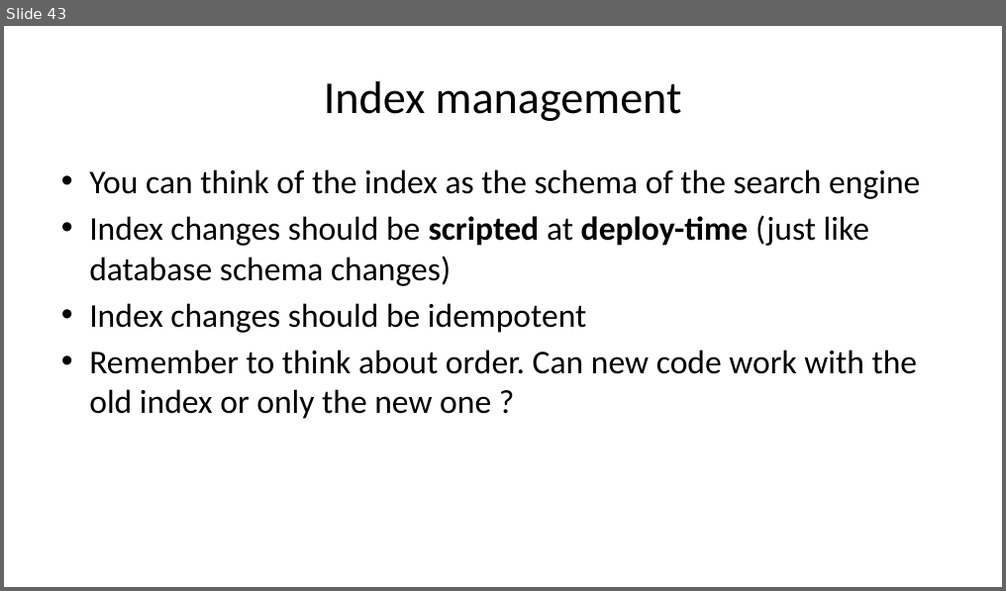
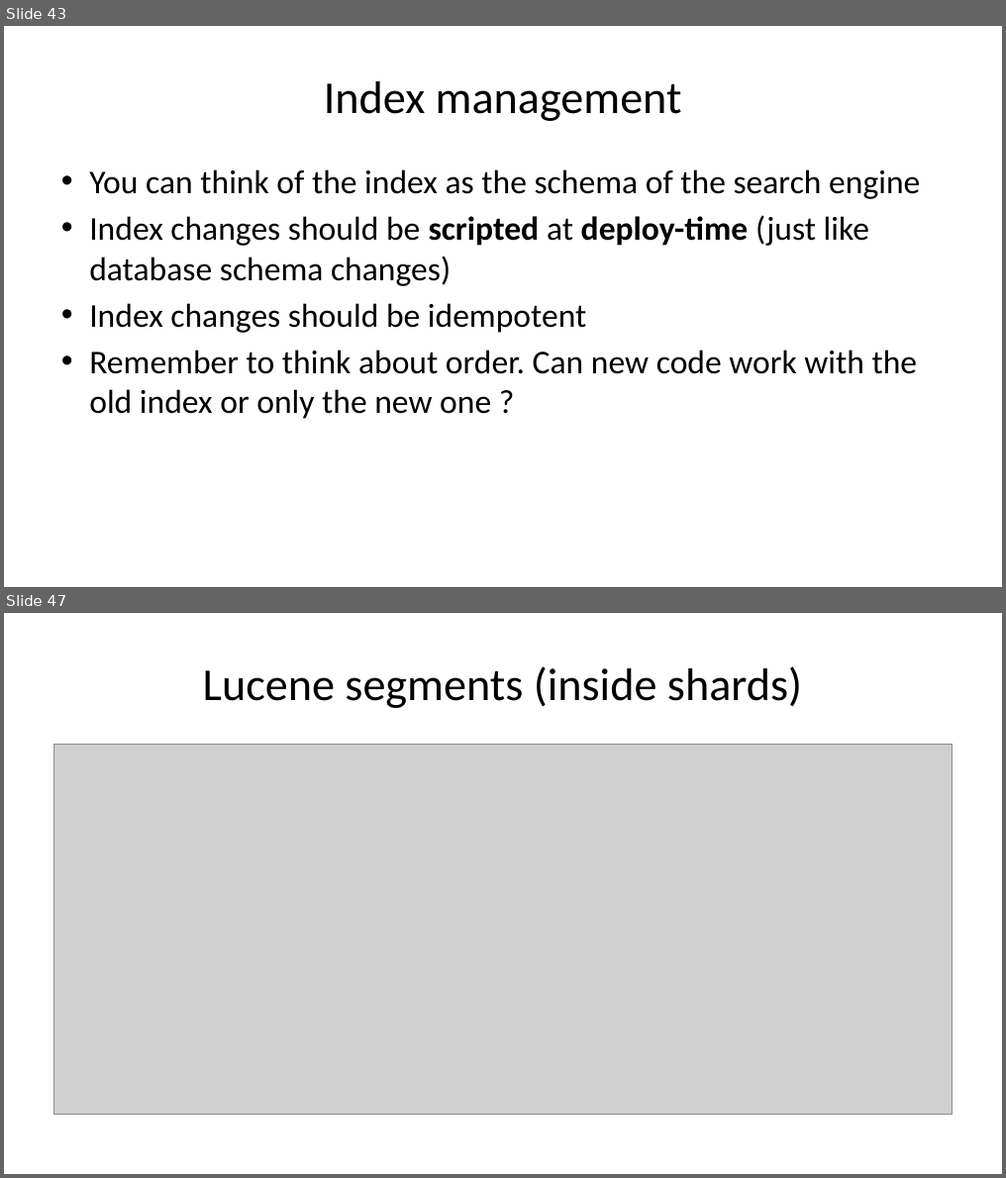
Before and after one commit to driis/ElasticTalk, a slide deck: ElasticSearch Presentation.pptx. Shown one above the other, each under a label of ours: slide 43 before the commit, slides 43 and 47 after it; the slides between them are not shown. The pictures are 1006x591 and 1006x1178 pixels, drawn with LibreOffice and Linux fonts; fonts in the diff are those of the drawing; grey boxes stand for pictures. Boxes give left, top, right and bottom in pixels: in the first picture for what was removed or moved away, otherwise in the second. Text is boxed around its words. In the diff, an @@ line names an element or a change of style, - is before the commit and + after.

```diff
--- a/ElasticSearch Presentation.pptx
+++ b/ElasticSearch Presentation.pptx
@@ slide 47 added at bbox=[4, 613, 1002, 1174], background #FFFFFF @@
@@ title added at bbox=[203, 666, 802, 708], 44 pt, text #000000 @@
+Lucene segments (inside shards)
@@ picture added at bbox=[54, 744, 952, 1115] @@
```
Also in this commit, not shown: 6 slides changed, 31 other slides added, 1 slide removed.
